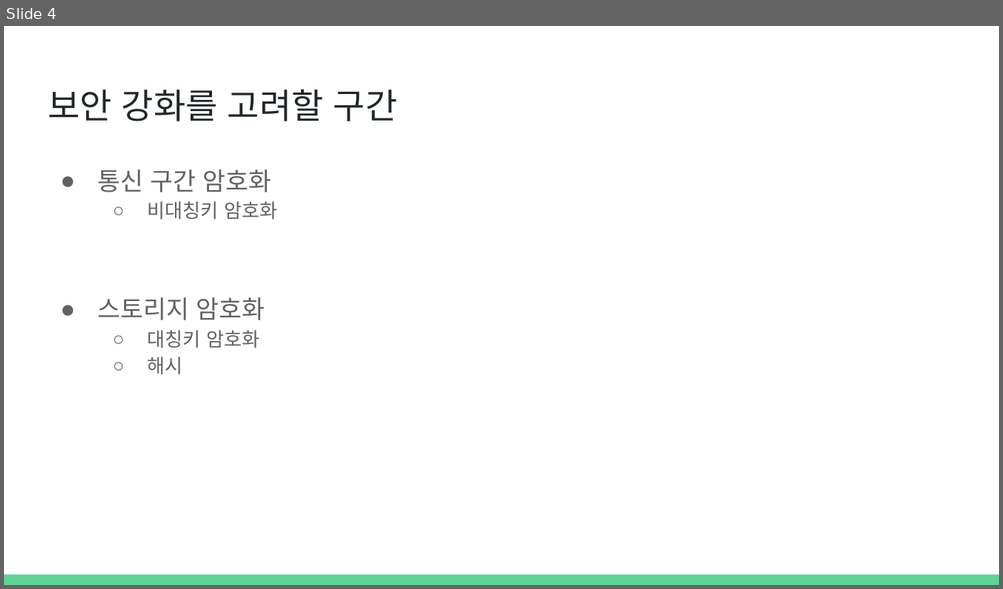
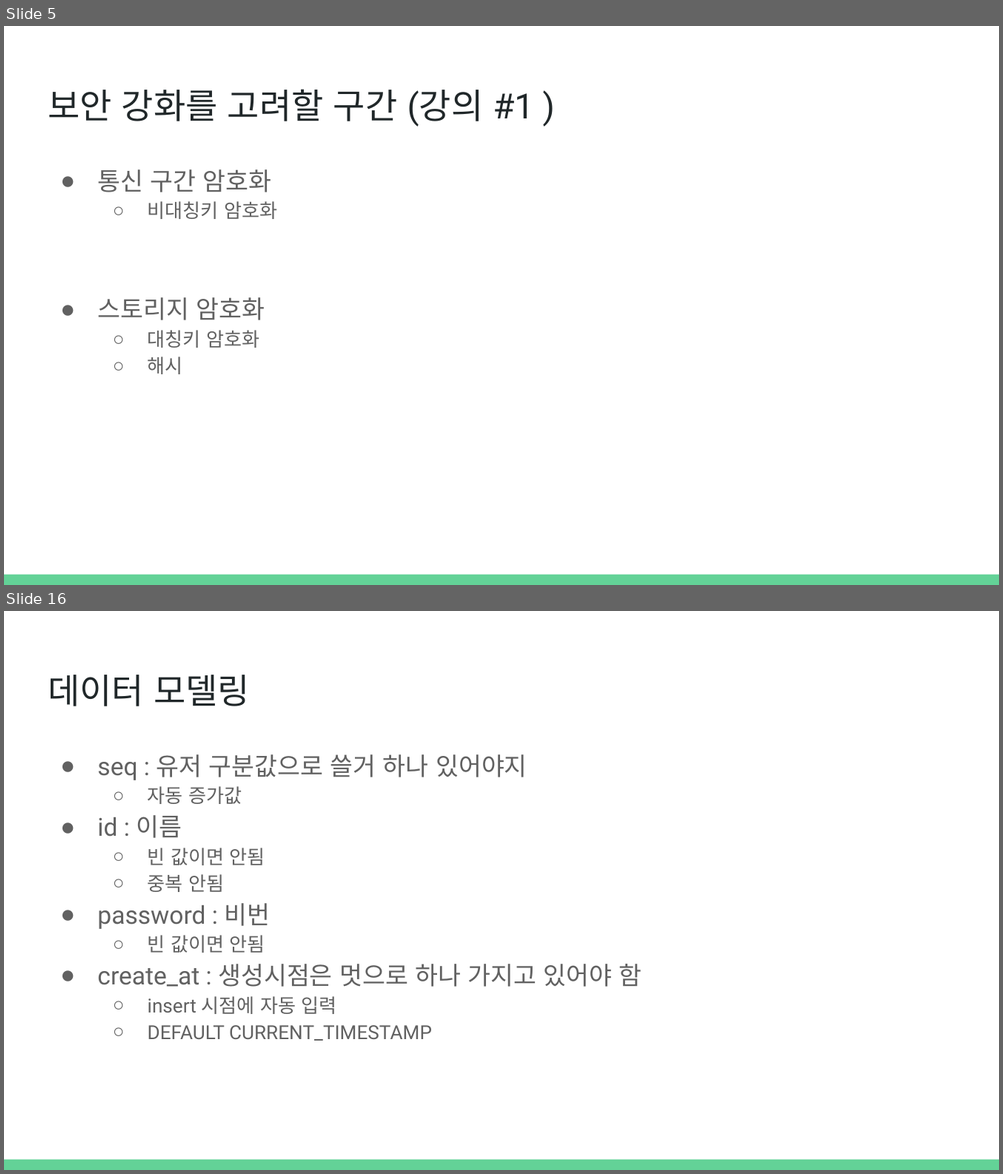
Before and after one commit to SJCEstudy/SJCEstudy_2025_Lecture, a slide deck: Server Lecture Material/개발자 스터디 #2.pptx. Shown one above the other, each under a label of ours: slide 4 before the commit, slides 5 and 16 after it; the slides between them are not shown. The pictures are 1003x589 and 1003x1174 pixels, drawn with LibreOffice and Linux fonts; fonts in the diff are those of the drawing. Boxes give left, top, right and bottom in pixels: in the first picture for what was removed or moved away, otherwise in the second. Text is boxed around its words. In the diff, an @@ line names an element or a change of style, - is before the commit and + after.

```diff
--- a/Server Lecture Material/개발자 스터디 #2.pptx
+++ b/Server Lecture Material/개발자 스터디 #2.pptx
@@ slide 16 added at [4, 611, 999, 1170], background #FFFFFF; not listed: 1 template element that a slide beside it also shows @@
@@ title added at [48, 675, 250, 706], 25.2 pt, text #202729 @@
+데이터 모델링
@@ text added at [97, 755, 642, 1041], 18 pt, text #616161 @@
+● seq : 유저 구분값으로 쓸거 하나 있어야지
+  ○ 자동 증가값
+● id : 이름
+  ○ 빈 값이면 안됨
+  ○ 중복 안됨
+● password : 비번
+  ○ 빈 값이면 안됨
+● create_at : 생성시점은 멋으로 하나 가지고 있어야 함
+  ○ insert 시점에 자동 입력
+  ○ DEFAULT CURRENT_TIMESTAMP
@@ what was slide 4 is now slide 5 @@
@@ slide 5 changed as well @@
@@ title at [48, 89, 534, 127]: text changed @@
-보안 강화를 고려할 구간
+보안 강화를 고려할 구간 (강의 #1 )
```
Also in this commit, not shown: 2 other slides changed, 18 other slides added, 1 other file.
